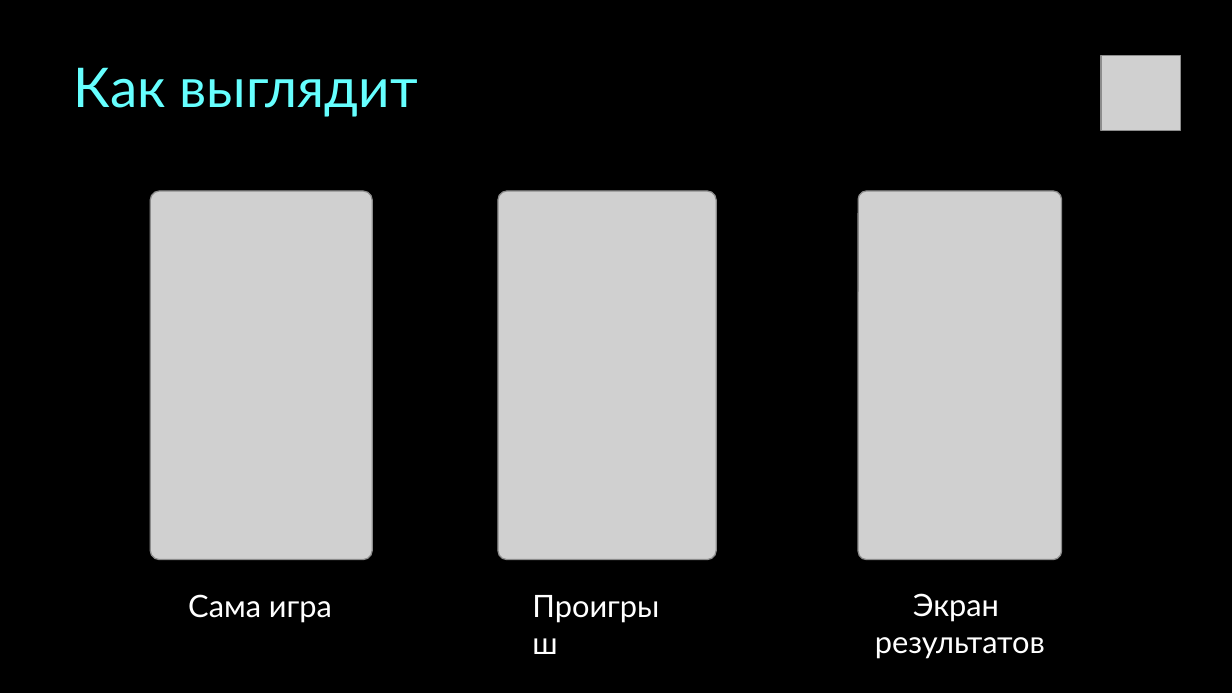
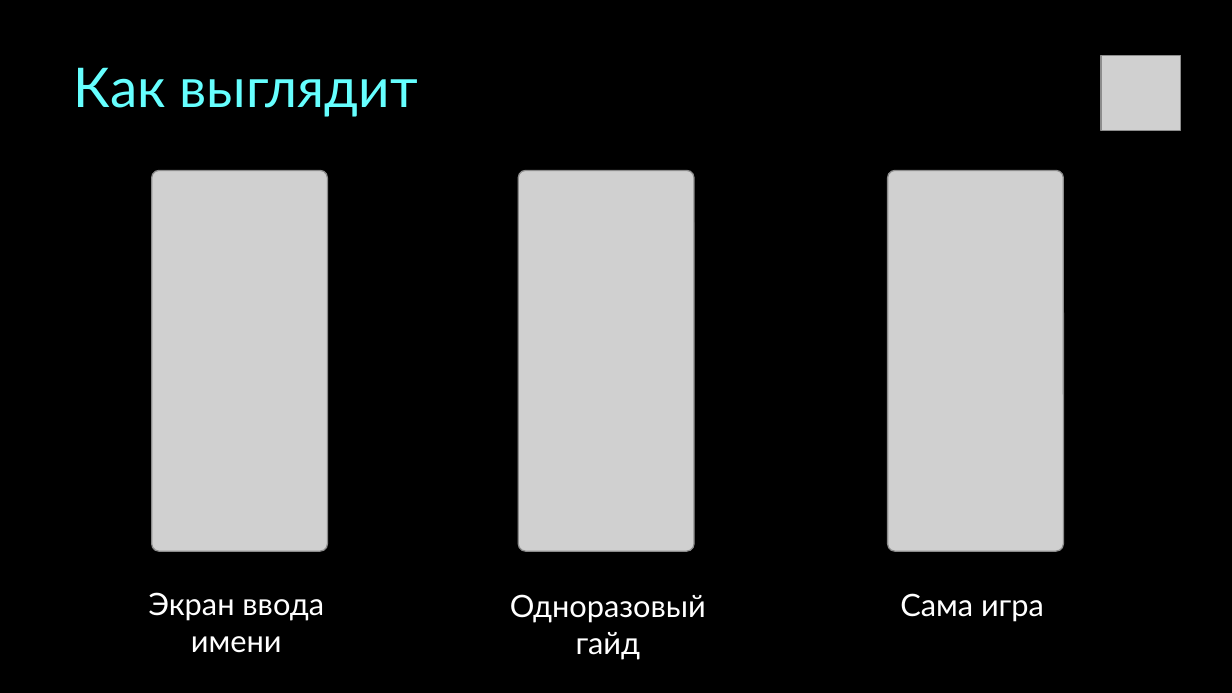
Before and after one commit to cubecrusher/Trance6-2, a slide deck: slide 8 of trjr.pptx (slide 9 before the commit). Drawn at 1232x693 pixels with LibreOffice and Linux fonts; fonts in the diff are those of the drawing; grey boxes stand for pictures. Boxes give left, top, right and bottom in pixels: in the first picture for what was removed or moved away, otherwise in the second. Text is boxed around its words. In the diff, an @@ line names an element or a change of style, - is before the commit and + after.

```diff
--- a/trjr.pptx
+++ b/trjr.pptx
@@ picture: place and size @@
-picture at [150,191,372,559]
+picture at [152,170,328,551]
@@ picture: place and size @@
-picture at [498,191,716,559]
+picture at [519,170,695,551]
@@ picture: place and size @@
-picture at [859,191,1062,559]
+picture at [887,170,1063,551]
@@ text added at [148,592,324,653], 18 pt, text #FFFFFF @@
+Экран ввода
+имени
@@ text at [510,594,706,660]: text changed @@
-Проигрыш
+Одноразовый
+гайд
@@ text removed at [875,593,1045,659] @@
-Экран
-результатов
@@ text "Сама игра": place and size @@
-text "Сама игра" at [188,594,332,623]
+text "Сама игра" at [900,593,1044,622]
@@ text "Сама игра" at [900,593,1044,622]: alignment left to centre @@
```
Also in this commit, not shown: 8 other slides changed, 2 slides added, 2 slides removed.
